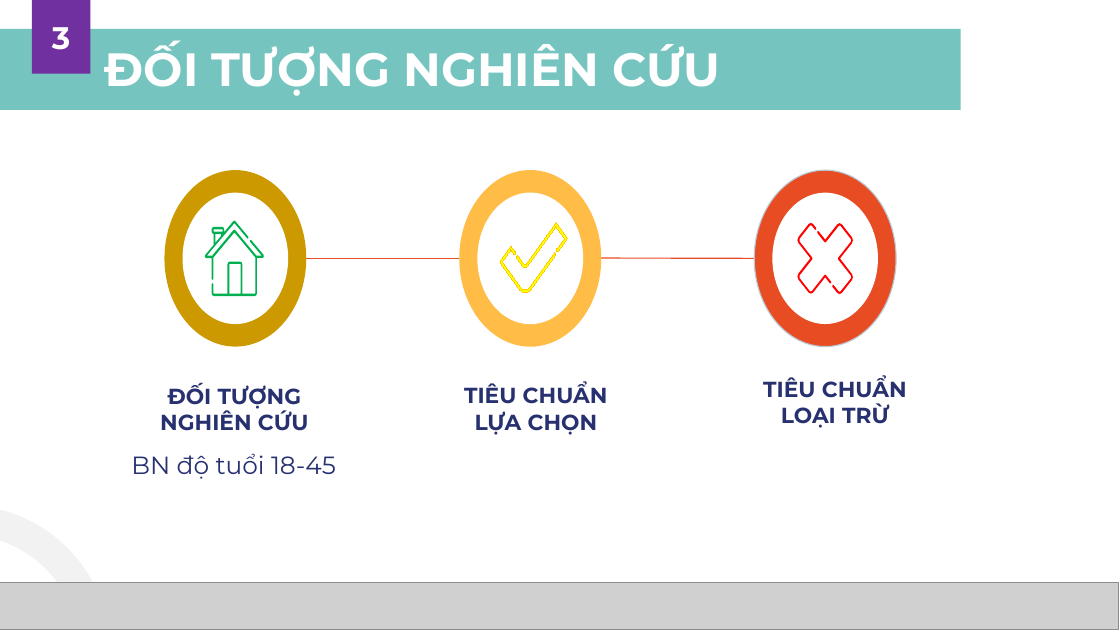
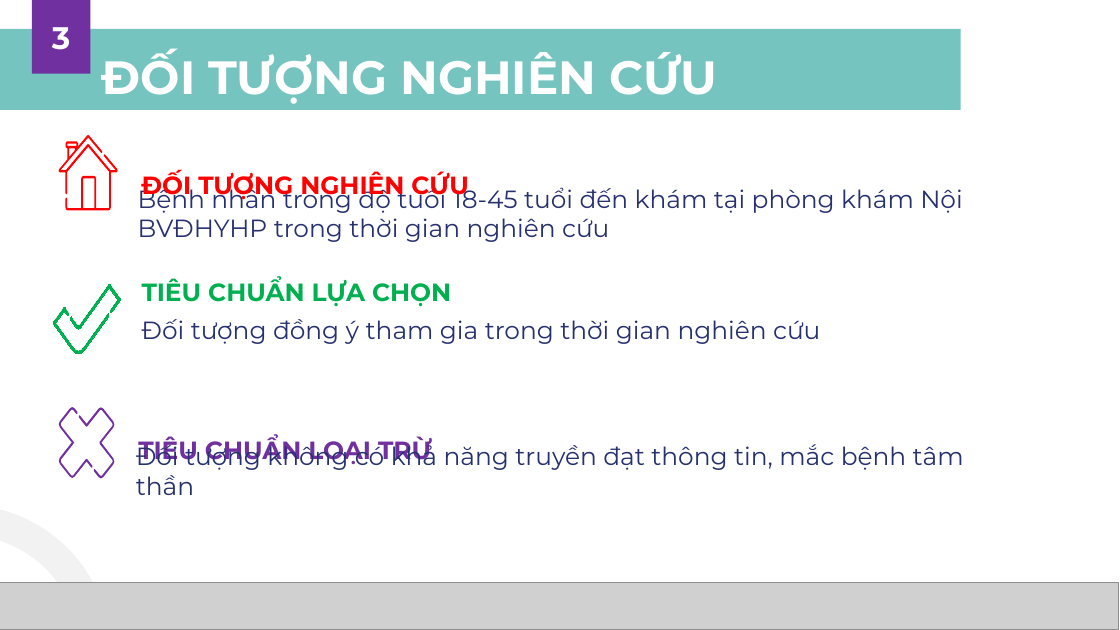
Before and after one commit to MedPocket/HPMUDocs-2021, a slide deck: slide 20 of Nghien-cuu-khoa-hoc/Nhom-4_K39C_Thuyet-trinh-NCKH.pptx. Drawn at 1120x630 pixels with LibreOffice and Linux fonts; fonts in the diff are those of the drawing; grey boxes stand for pictures; background and template pictures are left out. Boxes give left, top, right and bottom in pixels: in the first picture for what was removed or moved away, otherwise in the second. Text is boxed around its words. In the diff, an @@ line names an element or a change of style, - is before the commit and + after.

```diff
--- a/Nghien-cuu-khoa-hoc/Nhom-4_K39C_Thuyet-trinh-NCKH.pptx
+++ b/Nghien-cuu-khoa-hoc/Nhom-4_K39C_Thuyet-trinh-NCKH.pptx
@@ title "ĐỐI TƯỢNG NGHIÊN CỨU": place and size @@
-title "ĐỐI TƯỢNG NGHIÊN CỨU" at [105, 41, 720, 96]
+title "ĐỐI TƯỢNG NGHIÊN CỨU" at [102, 49, 717, 104]
@@ freeform shape added at [58, 136, 118, 211], fill #FF0000 @@
@@ text "ĐỐI TƯỢNG NGHIÊN CỨU" at [141, 170, 469, 200]: vertical alignment top to bottom @@
@@ text at [141, 170, 469, 200]: text changed; size 14 to 16 pt; text colour #27316F to #FF0000 @@
-ĐỐI TƯỢNG
-NGHIÊN CỨU
+ĐỐI TƯỢNG NGHIÊN CỨU
@@ text added at [138, 184, 962, 242], 16 pt, text #27316F @@
+Bệnh nhân trong độ tuổi 18-45 tuổi đến khám tại phòng khám Nội BVĐHYHP trong thời gian nghiên cứu
@@ group removed at [306, 170, 896, 347]: 4 ellipses, 4 freeform shapes, 2 lines @@
@@ freeform shape added at [69, 284, 120, 329], fill #00B050, outline #00B050 0.75 pt @@
@@ text at [142, 277, 451, 307]: text changed; size 14 to 16 pt; text colour #27316F to #00B050 @@
-TIÊU CHUẨN
-LỰA CHỌN
+TIÊU CHUẨN LỰA CHỌN
@@ freeform shape added at [53, 308, 109, 355], fill #00B050, outline #00B050 0.75 pt @@
@@ text added at [141, 319, 820, 344], 16 pt, text #27316F @@
+Đối tượng đồng ý tham gia trong thời gian nghiên cứu
@@ freeform shape added at [58, 408, 93, 478], fill #7030A0 @@
@@ freeform shape added at [78, 408, 114, 478], fill #7030A0 @@
@@ text "TIÊU CHUẨN LOẠI TRỪ" at [138, 435, 431, 465]: vertical alignment top to bottom @@
@@ text added at [136, 441, 964, 495], 16 pt, text #27316F @@
+Đối tượng không có khả năng truyền đạt thông tin, mắc bệnh tâm thần
@@ text at [138, 435, 431, 465]: text changed; size 14 to 16 pt; text colour #27316F to #7030A0 @@
-TIÊU CHUẨN
-LOẠI TRỪ
+TIÊU CHUẨN LOẠI TRỪ
@@ group removed at [131, 170, 336, 479]: 2 ellipses, 1 freeform shape, 1 text @@
-BN độ tuổi 18-45
```
Also in this commit, not shown: 5 other slides changed, 5 slides added, 1 slide removed, 1 other file.
